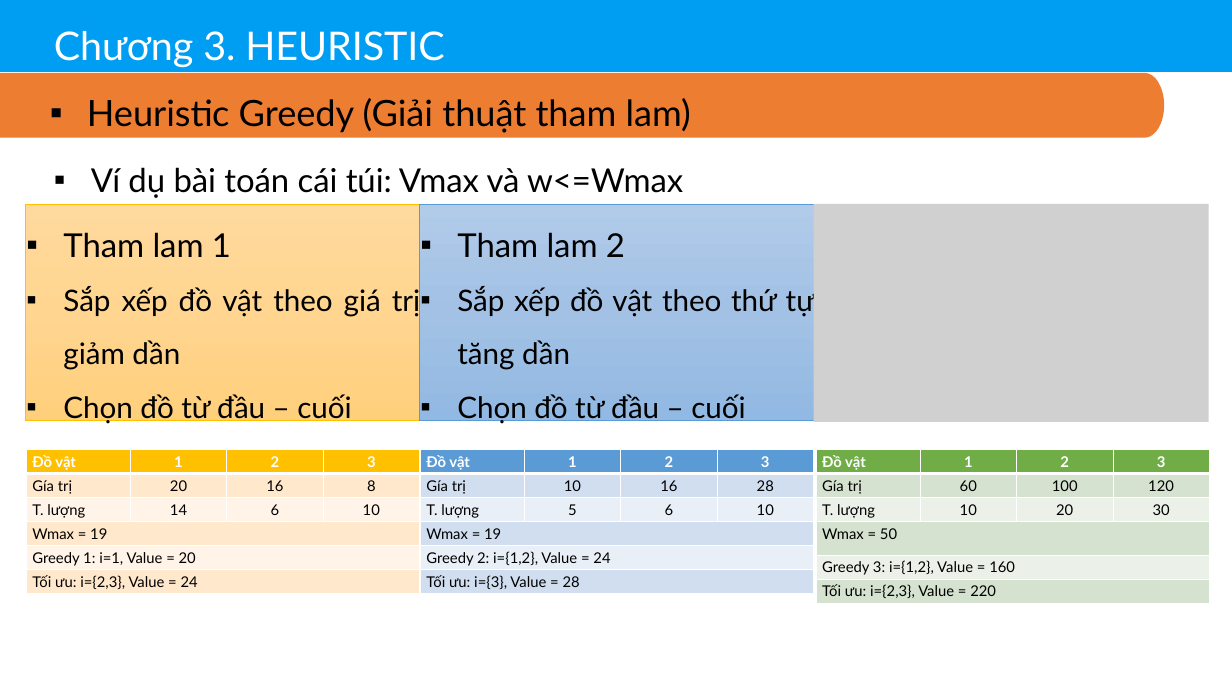
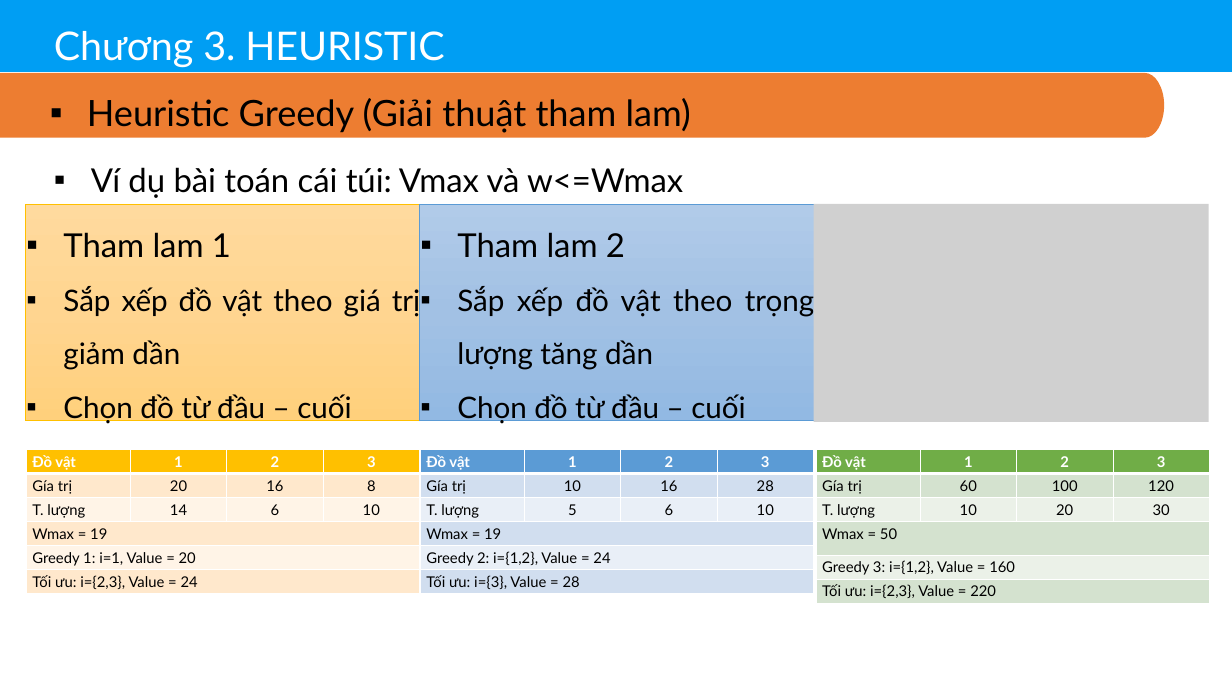
Before and after one commit to thinhdoanvu/AI, a slide deck: slide 6 of Slides/Chuong3_Heutistic.pptx. Drawn at 1232x693 pixels with LibreOffice and Linux fonts; fonts in the diff are those of the drawing; grey boxes stand for pictures. Boxes give left, top, right and bottom in pixels: in the first picture for what was removed or moved away, otherwise in the second. Text is boxed around its words. In the diff, an @@ line names an element or a change of style, - is before the commit and + after.

```diff
--- a/Slides/Chuong3_Heutistic.pptx
+++ b/Slides/Chuong3_Heutistic.pptx
@@ text in rectangle at (457, 286, 814, 370): text changed @@
-▪ Sắp xếp đồ vật theo thứ tự tăng dần
+▪ Sắp xếp đồ vật theo trọng lượng tăng dần
```
Also in this commit, not shown: 6 other slides changed.
